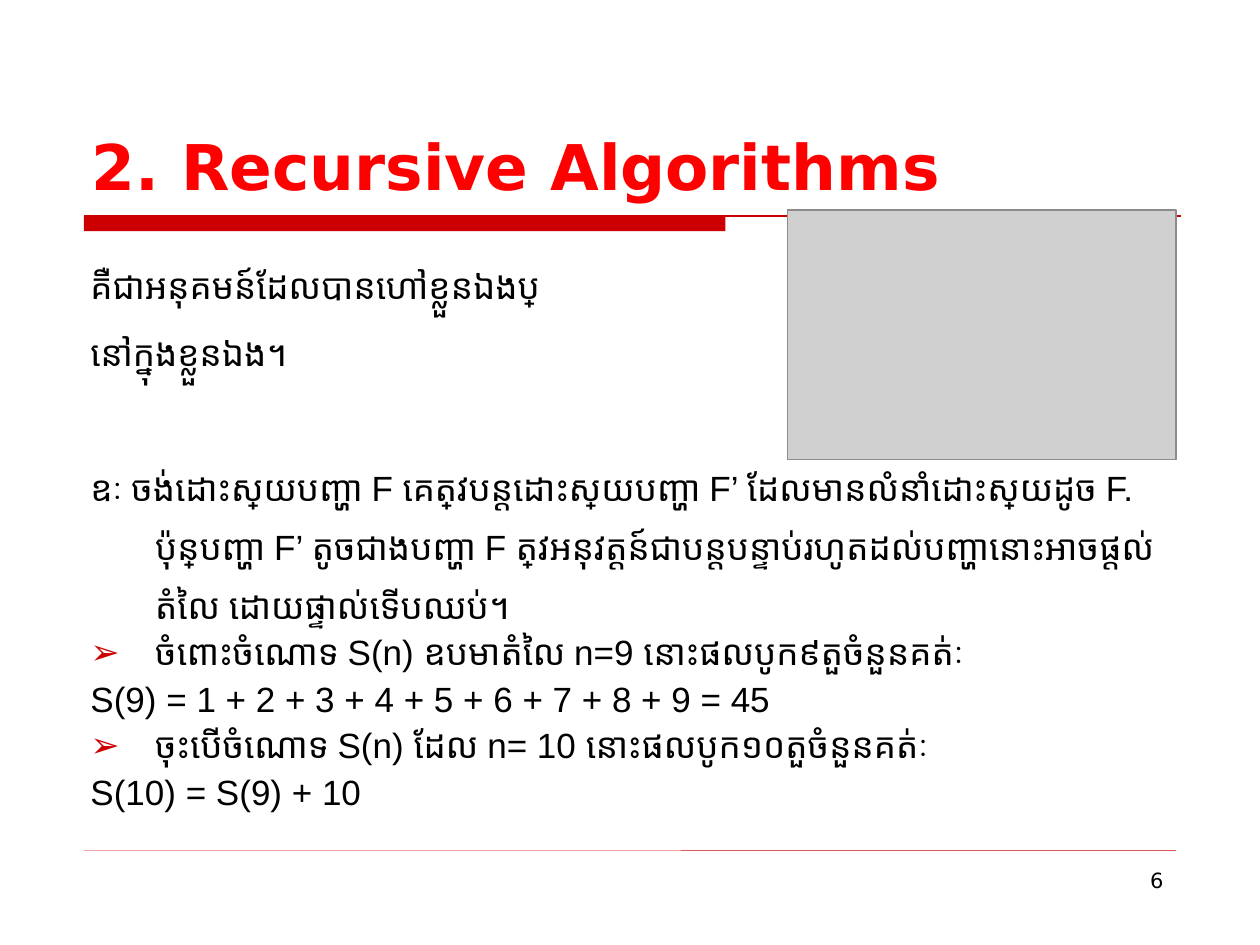
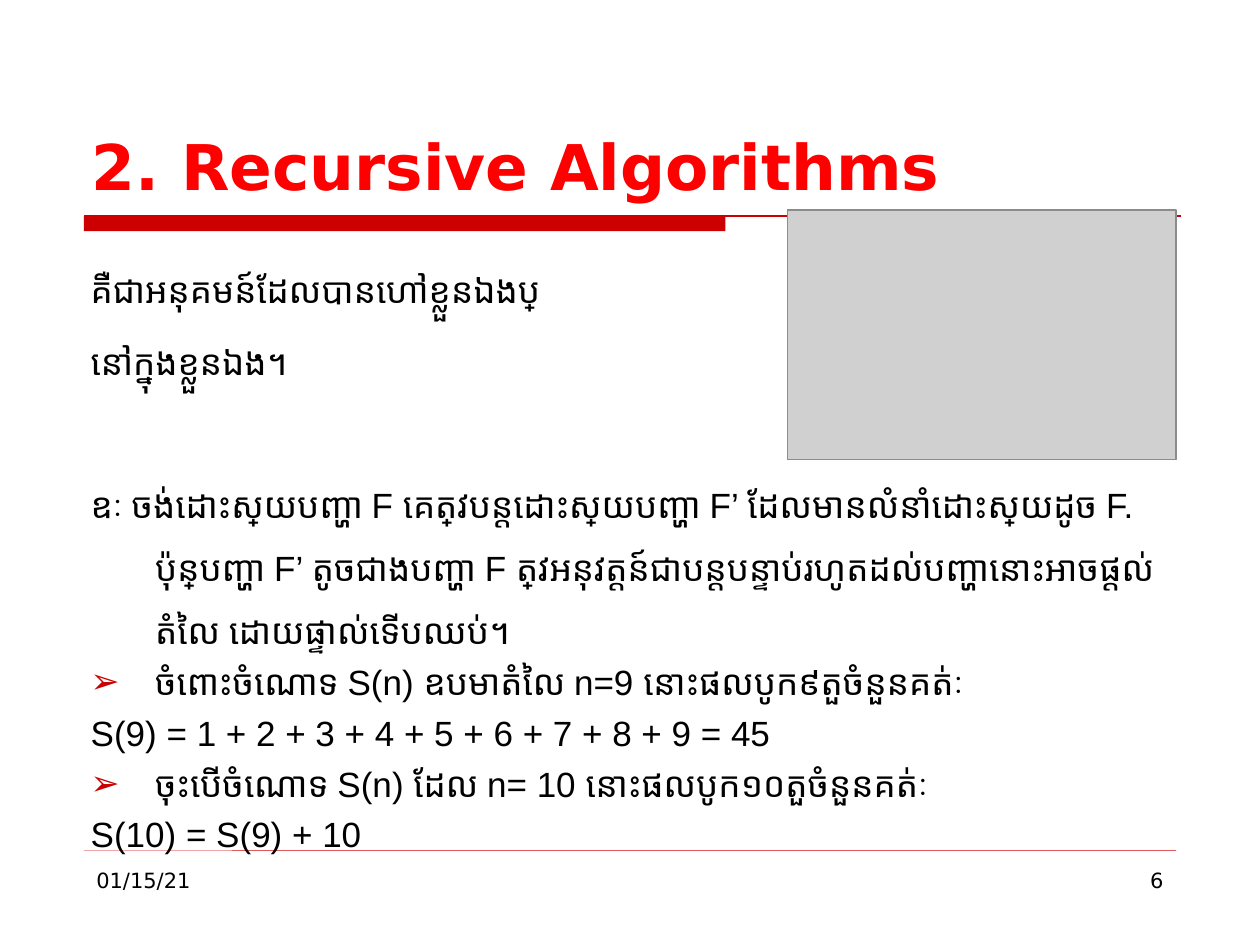
Before and after one commit to DaveatCor/RUPP-Y2, a slide deck: slide 6 of Chapter2_Recursive and Recursive.ppt. Drawn at 1260x945 pixels with LibreOffice and Linux fonts; fonts in the diff are those of the drawing; grey boxes stand for pictures; background and template pictures are left out. Boxes give left, top, right and bottom in pixels: in the first picture for what was removed or moved away, otherwise in the second. Text is boxed around its words. In the diff, an @@ line names an element or a change of style, - is before the commit and + after.

```diff
--- a/Chapter2_Recursive and Recursive.ppt
+++ b/Chapter2_Recursive and Recursive.ppt
@@ text "គឺជាអនុគមន៍ដែលបានហៅខ្លួនឯងប្រើ" at (91,271,1153,806): line spacing 1.4 to 1.5; line spacing 0.9 to 1 @@
@@ text added at (96,872,190,890), 12 pt, text #000000 @@
+01/15/21
```
Also in this commit, not shown: 22 other slides changed.
